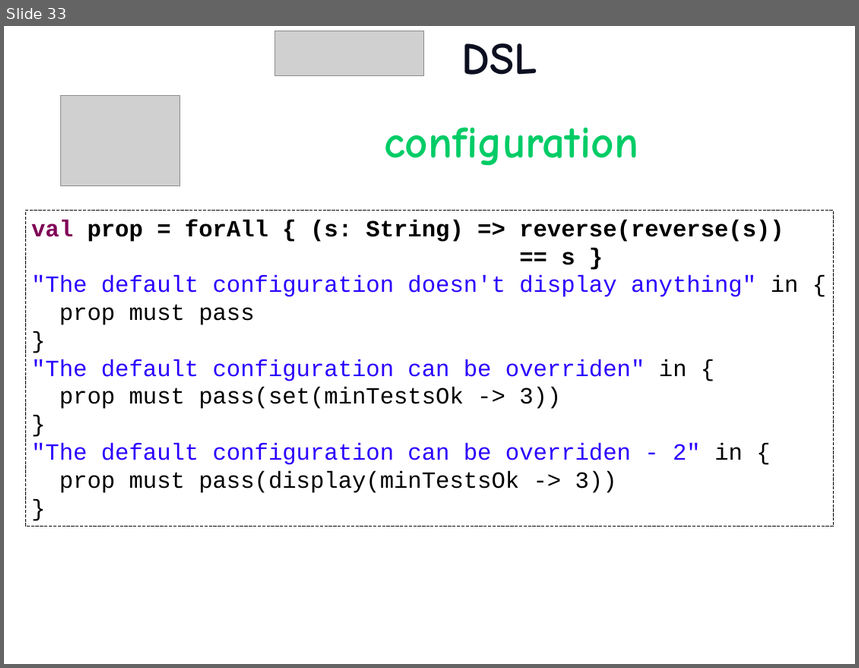
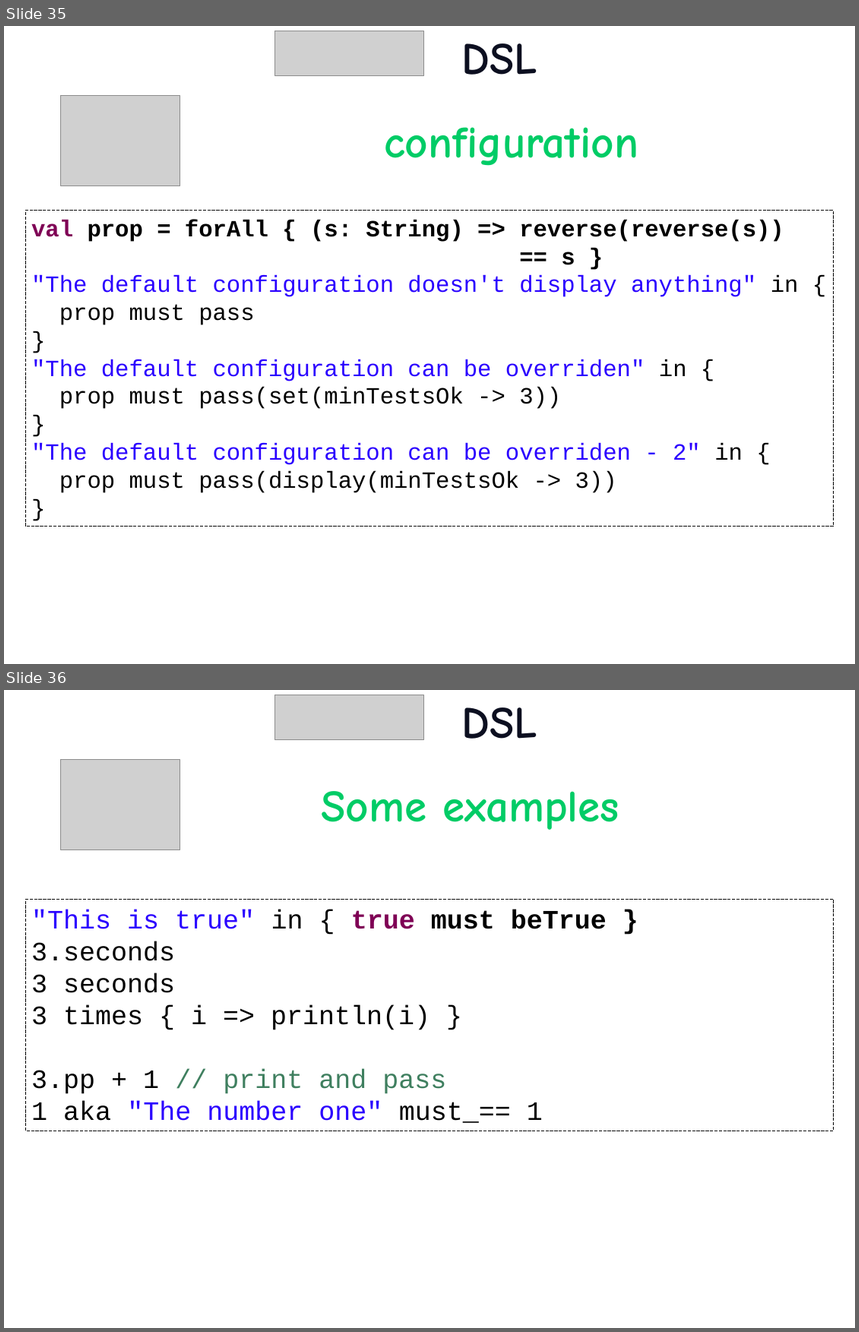
Before and after one commit to etorreborre/oscon-2010, a slide deck: src/main/resources/oscon_2010_specs.pptx. Shown one above the other, each under a label of ours: slide 33 before the commit, slides 35 and 36 after it. The pictures are 859x668 and 859x1332 pixels, drawn with LibreOffice and Linux fonts; fonts in the diff are those of the drawing; grey boxes stand for pictures; background and template pictures are left out. Boxes give left, top, right and bottom in pixels: in the first picture for what was removed or moved away, otherwise in the second. Text is boxed around its words. In the diff, an @@ line names an element or a change of style, - is before the commit and + after.

```diff
--- a/src/main/resources/oscon_2010_specs.pptx
+++ b/src/main/resources/oscon_2010_specs.pptx
@@ slide 36 added at bbox=[4, 690, 855, 1328], background picture (left out) @@
@@ picture added at bbox=[275, 695, 424, 739] @@
@@ title added at bbox=[462, 707, 538, 739], 54 pt, text #0C0F20, bold @@
+DSL
@@ picture added at bbox=[60, 760, 180, 850] @@
@@ text added at bbox=[322, 791, 620, 830], 54 pt, text #00CC66, bold @@
+Some examples
@@ rectangle added at bbox=[25, 900, 834, 1131], fill #FFFFFF, outline #000000 0.75 pt dashed, 32 pt, text #000000 @@
+"This is true" in { true must beTrue }
+3.seconds
+3 seconds
+3 times { i => println(i) }
+3.pp + 1 // print and pass
+1 aka "The number one" must_== 1
@@ what was slide 33 is now slide 35 @@
```
Also in this commit, not shown: 3 slides changed, 6 other slides added.
